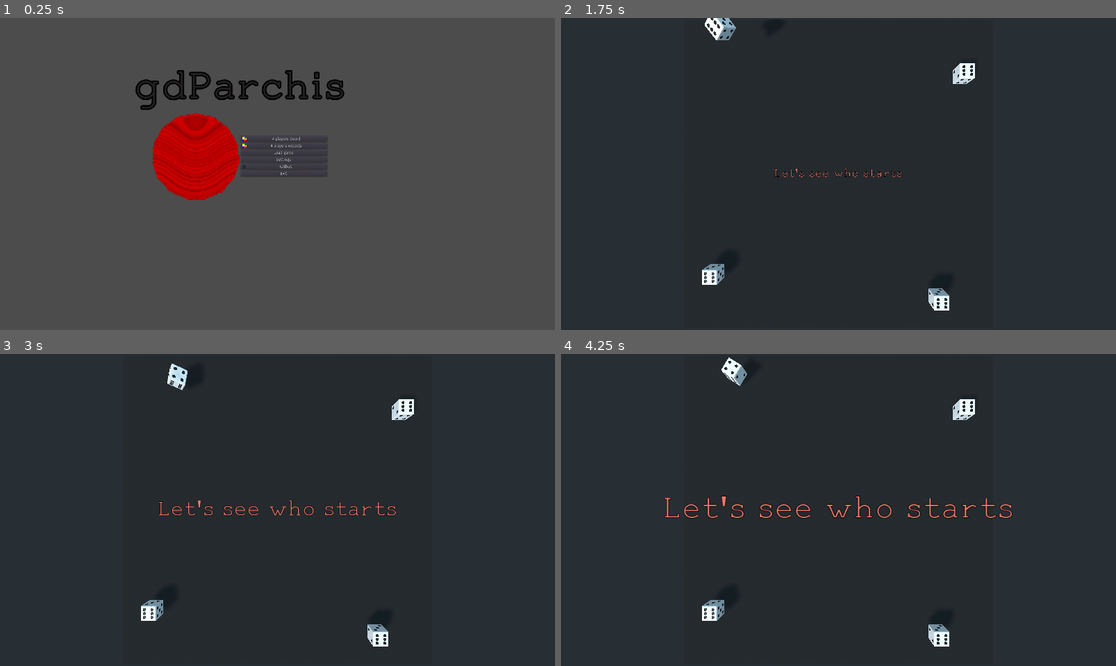
Above: before the commit, frames 1-4 (two rows, left to right).
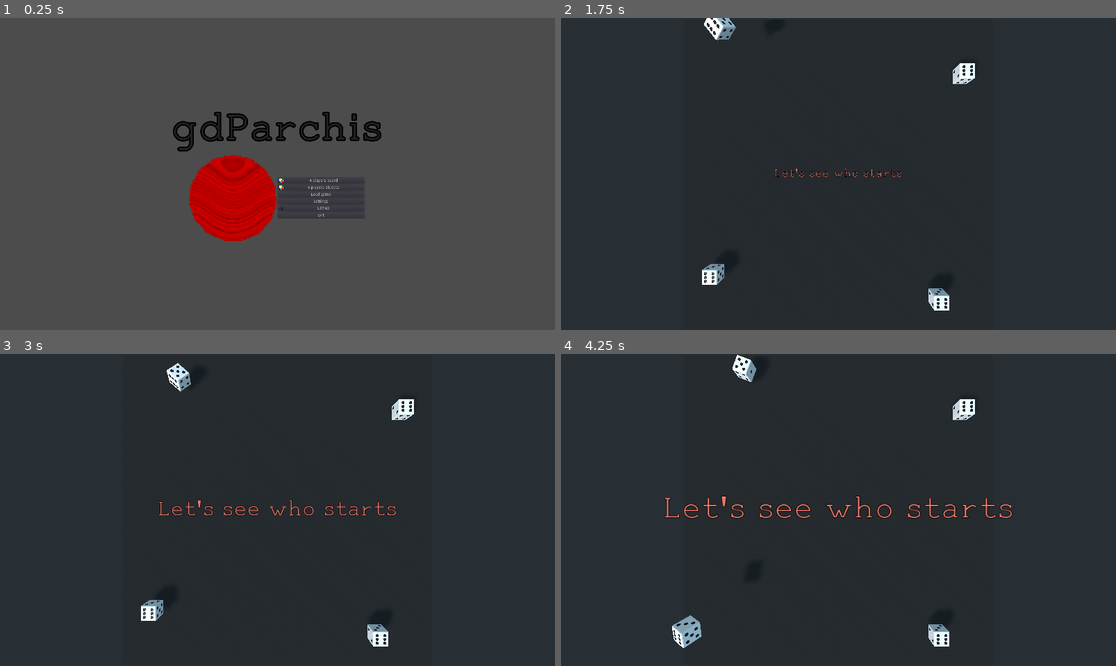
Above: after the commit, the same moments.

Repository: turulomio/gdparchis
Game: Godot game, scene res://scenes/Main.tscn
The game is run twice, just before and just after one commit, with the same random seed, the same clock (stepped at 60 frames per second) and the same inputs.
Inputs (mouse positions are in pixels of both pictures, inside the frame that each line leads up to):
- Up to frame 1 (0.25 s): no input
- Up to frame 2 (1.75 s): click "4 players board" at 0.5 s; click "Start game" at 1.25 s
- Up to frame 3 (3 s): move the mouse to (399, 494) at 2.02 s; click (399, 494) at 2.1 s; right-click (399, 494) at 2.3 s; move the mouse to (166, 525) at 2.77 s; right-click (166, 525) at 2.85 s
- Up to frame 4 (4.25 s): click (727, 525) at 3.05 s; move the mouse to (894, 441) at 3.52 s; click (894, 441) at 3.6 s; right-click (894, 441) at 3.8 s

The runs differ from the first frame. In frame 1, 8.2% of the frame differs, in the area x 24-69%, y 16-72%; in frame 2, less than 0.1%; in frame 3, 0.2%; in frame 4, 0.9%.

Commit message:
Now animations work better

Diff:
--- a/scenes/Dice.gd
+++ b/scenes/Dice.gd
@@ -40,9 +40,8 @@
 	var x = rand_range(-10,10)
 	var y = rand_range(-10,10)
 	var z = rand_range(-10,10)
-	print(x,y,z)
-	self.transform.rotated(Vector3(1,1,1).normalized(), rand_range(0,2*PI))
-	self.set_axis_velocity(Vector3(0,rand_range(0,10)/10,0))
+	self.transform.rotated(Vector3(x,y,z).normalized(), rand_range(0, 2*PI))
+	self.set_axis_velocity(Vector3(0, rand_range(0,3) ,0))
 	set_angular_velocity(Vector3(x,y,z))
 
 
--- a/scenes/Game4.gd
+++ b/scenes/Game4.gd
@@ -21,7 +21,6 @@
 
 	## Came from playersselection or load_directly
 	var d=Globals.game_data
-	print("DATA", d)
 
 	## Creating players
 	self.max_players=4
@@ -79,11 +78,6 @@
 
 # Called every frame. 'delta' is the elapsed time since the previous frame.
 func _process(_delta):
-	if Input.is_action_just_pressed("right_click"):
-		var object=get_object_under_mouse()
-		if object.filename=="res://scenes/Piece.tscn":
-			object.global_transform.origin.y=20
-			print(object.id)
 	if Input.is_action_just_pressed("left_click"):
 		var object=get_object_under_mouse()
 		if object.filename=="res://scenes/Piece.tscn":
--- a/scenes/Game4Objects.gd
+++ b/scenes/Game4Objects.gd
@@ -67,7 +67,6 @@
 
 ## Before this method always have to check if piece can move
 func game4objects_move_to_route_position(piece,_route_position, _animation_num_steps=60):
-	piece.animation_waiting_grades=0
 	piece.animation_num_steps=_animation_num_steps
 	var square_final=piece.route.square_at(_route_position)
 
@@ -77,8 +76,8 @@
 
 	piece.route_position=_route_position
 
-	piece.animation_to=Globals.position4(square_final.id,new_square_position)
-	piece.animation_step=0
+	piece.animation_movement(Globals.position4(square_final.id,new_square_position))
+
 	piece.change_scale_on_specials_squares()
 
 # Called every frame. 'delta' is the elapsed time since the previous frame.
@@ -87,7 +86,6 @@
 		var object=get_object_under_mouse()
 		if object.filename=="res://scenes/Piece.tscn":
 			object.global_transform.origin.y=20
-			print(object.id)
 		if object.filename=="res://scenes/Dice.tscn":
 			object.launch()
 
--- a/scenes/Globals.gd
+++ b/scenes/Globals.gd
@@ -189,10 +189,9 @@
 #	var ray_to= ray_from + $Camera.project_ray_normal(mouse_pos)*1000
 #	var space_state=get_world().direct_space_state
 #	var selection=space_state.intersect_ray(ray_from,ray_to)
-#	print(selection)
 #	return selection.collider
 func position4(square_id, square_position):
-	var h=1.2
+	var h=1.1105
 	match square_id:
 		1:
 			return [Vector3(-4.9,h,-30.2), Vector3(-7.8,h,-30.2)][square_position]
--- a/scenes/Main.tscn
+++ b/scenes/Main.tscn
@@ -7,6 +7,8 @@
 [ext_resource path="res://images/github.webp" type="Texture" id=5]
 
 [node name="Main" type="Control"]
+anchor_right = 1.0
+anchor_bottom = 1.0
 script = ExtResource( 1 )
 
 [node name="FileDialog" type="FileDialog" parent="."]
@@ -24,16 +26,20 @@
 current_path = "user://saves/saves"
 
 [node name="VBoxContainer2" type="VBoxContainer" parent="."]
-anchor_right = 1.0
-anchor_bottom = 1.0
-margin_right = 1661.0
-margin_bottom = 792.0
+anchor_left = 0.5
+anchor_top = 0.5
+anchor_right = 0.5
+anchor_bottom = 0.5
+margin_left = -1790.5
+margin_top = -936.0
+margin_right = 1790.5
+margin_bottom = 936.0
 alignment = 1
 
 [node name="Label" type="Label" parent="VBoxContainer2"]
-margin_top = 162.0
-margin_right = 1661.0
-margin_bottom = 325.0
+margin_top = 702.0
+margin_right = 3581.0
+margin_bottom = 865.0
 rect_min_size = Vector2( 734, 163 )
 size_flags_vertical = 1
 custom_colors/font_color = Color( 0.145098, 0.133333, 0.133333, 1 )
@@ -42,14 +48,14 @@
 align = 1
 
 [node name="HBoxContainer" type="HBoxContainer" parent="VBoxContainer2"]
-margin_top = 329.0
-margin_right = 1661.0
-margin_bottom = 629.0
+margin_top = 869.0
+margin_right = 3581.0
+margin_bottom = 1169.0
 alignment = 1
 
 [node name="TextureRect" type="TextureRect" parent="VBoxContainer2/HBoxContainer"]
-margin_left = 528.0
-margin_right = 828.0
+margin_left = 1488.0
+margin_right = 1788.0
 margin_bottom = 300.0
 grow_horizontal = 2
 grow_vertical = 2
@@ -60,8 +66,8 @@
 stretch_mode = 6
 
 [node name="VBoxContainer" type="VBoxContainer" parent="VBoxContainer2/HBoxContainer"]
-margin_left = 832.0
-margin_right = 1132.0
+margin_left = 1792.0
+margin_right = 2092.0
 margin_bottom = 300.0
 rect_min_size = Vector2( 300, 0 )
 alignment = 1
--- a/scenes/Piece.gd
+++ b/scenes/Piece.gd
@@ -6,49 +6,35 @@
 var floating_text=preload("res://scenes/FloatingText.tscn")
 var vel : Vector3 = Vector3(0,-30,0)
 
-var animation_to=null
-var animation_step=0
 var id : int =1000
 var player: Player
 var route: Route
 var route_position: int
 var square_position: int
 
-var animation_num_steps=10
-var animation_max_y=10
-
-
+#animation movement
+var animation_positions=null #Will be an array of positions
+var animation_step=0
+
+#Animation waiting click
 var animation_waiting_grades=0
-var minor_fps=1000
 
 func _physics_process(_delta):
-	var fps=1/_delta
-	if minor_fps>fps:
-		minor_fps=fps
-
-	if animation_to!=null:
-		var current=self.global_transform.origin
-		var new_pos
-		if self.animation_num_steps==0:
-			new_pos=self.animation_to
-		else:
-			#Sets step
-			new_pos=(self.animation_to-current)*self.animation_step/self.animation_num_steps +current
-			#Sets y with sin function
-			new_pos.y=self.animation_to.y+self.animation_max_y*sin(deg2rad(180*self.animation_step/self.animation_num_steps))
+	if self.animation_positions!=null: ## Positions are defined
+		self.global_transform.origin=self.animation_positions[self.animation_step]
 		self.animation_step=self.animation_step+1
-		self.global_transform.origin=new_pos
-		if self.animation_step==self.animation_num_steps:
-			self.global_transform.origin=self.animation_to
-			self.animation_step=0
+		if self.animation_step==len(self.animation_positions):
+			self.animation_positions=null
 			self.player.can_move_pieces=false
+			self.animation_waiting_grades_reset()
 			emit_signal("piece_moved")
-			self.animation_to=null
-			print("Minor fps ", minor_fps)
-	elif self.player.game.filename!="res://scenes/Game4Objects" and self.player.game.players.current== self.player and self.player.can_move_pieces== true:
+
+	elif self.player.game.filename!="res://scenes/Game4Objects" and self.player.game.players.current== self.player and self.player.can_move_pieces== true and self.animation_positions==null:
+		## Waiting click animation
 		self.animation_waiting_grades=self.animation_waiting_grades+5
 		self.global_transform.origin.y=1.2+sin(deg2rad(self.animation_waiting_grades))/2
-	elif self.animation_waiting_grades==0:
+
+	else:
 		return move_and_slide(vel,Vector3.UP)
 
 
@@ -120,8 +106,6 @@
 
 ## Before this method always have to check if piece can move
 func move_to_route_position(_route_position, _animation_num_steps=0):
-	self.animation_waiting_grades=0
-	self.animation_num_steps=_animation_num_steps
 	var square_final=self.route.square_at(_route_position)
 	var square_initial=self.square()
 
@@ -133,8 +117,8 @@
 
 	self.route_position=_route_position
 
-	self.animation_to=Globals.position4(square_final.id,new_square_position)
-	self.animation_step=0
+	self.animation_movement(Globals.position4(square_final.id,new_square_position),_animation_num_steps)
+
 	self.change_scale_on_specials_squares()
 
 #Para casillas estrechas
@@ -193,7 +177,6 @@
 
 
 		var eaten_before=self.has_eaten_before_move() #Salida con 5 con dos fichas distintas, dbe haber hueco por eso come antes
-		print("Eaten_before",eaten_before)
 		if eaten_before!=null:
 			has_eaten_before=true
 			$Eat.play()
@@ -273,3 +256,18 @@
 			else: #Otros jugadores
 				return true
 	return false
+
+func animation_waiting_grades_reset() -> void:
+	for p in self.player.pieces:
+		p.animation_waiting_grades=0
+
+## Generate a list of animation movement positions
+func animation_movement(animation_to : Vector3, steps=10) -> void:
+	self.animation_step=0
+	var animation_max_y=5
+	self.animation_positions=[]
+	#Piece movement animation
+	for i in range(steps):
+		var new_pos=(animation_to-self.global_transform.origin)*(i+1)/steps + self.global_transform.origin
+		new_pos.y=animation_to.y+animation_max_y*sin(deg2rad(180*(i+1)/steps))
+		self.animation_positions.append(new_pos)
--- a/scenes/Player.gd
+++ b/scenes/Player.gd
@@ -120,4 +120,4 @@
 	for p in self.pieces:
 		if p.can_move_to_route_position(p.route_position+p.squares_to_move()):
 			return p
-	print("IA COUDN?T FIND A PIECE TO MOVE")
+	print("IA COUDN'T FIND A PIECE TO MOVE")
--- a/scenes/PlayersSelection.gd
+++ b/scenes/PlayersSelection.gd
@@ -8,7 +8,6 @@
 
 # Called when the node enters the scene tree for the first time.
 func _ready():
-	print(Globals.game_data)
 	for p in Globals.game_data.players:
 		var po= Globals.SCENE_PLAYER_OPTIONS.instance()
 		po.set_color_name(Globals.color_name(p.id))
@@ -29,10 +28,6 @@
 		Globals.game_data.players[i].name=child.get_player_name()
 		Globals.game_data.players[i].plays=child.get_plays()
 		Globals.game_data.players[i].ia=child.get_ia()
-
-	print("AHORA")
-	print(Globals.game_data)
-
 	get_tree().change_scene("res://scenes/GameDiceStart.tscn")
 
 # Called every frame. 'delta' is the elapsed time since the previous frame.
